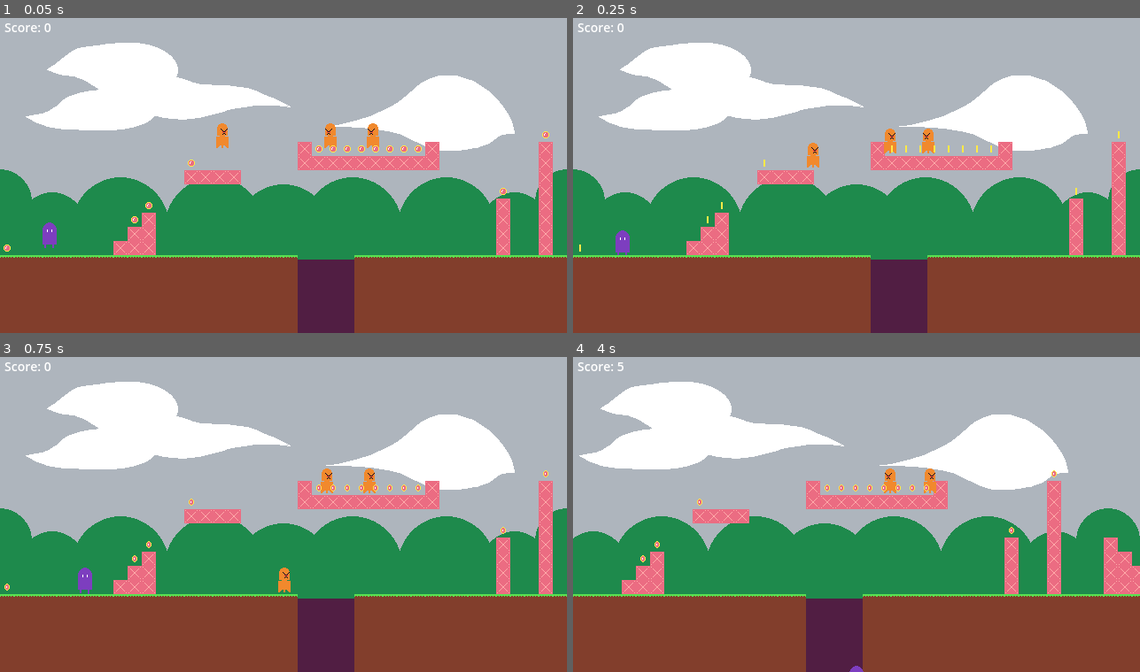
Above: before the commit, frames 1-4 (two rows, left to right).
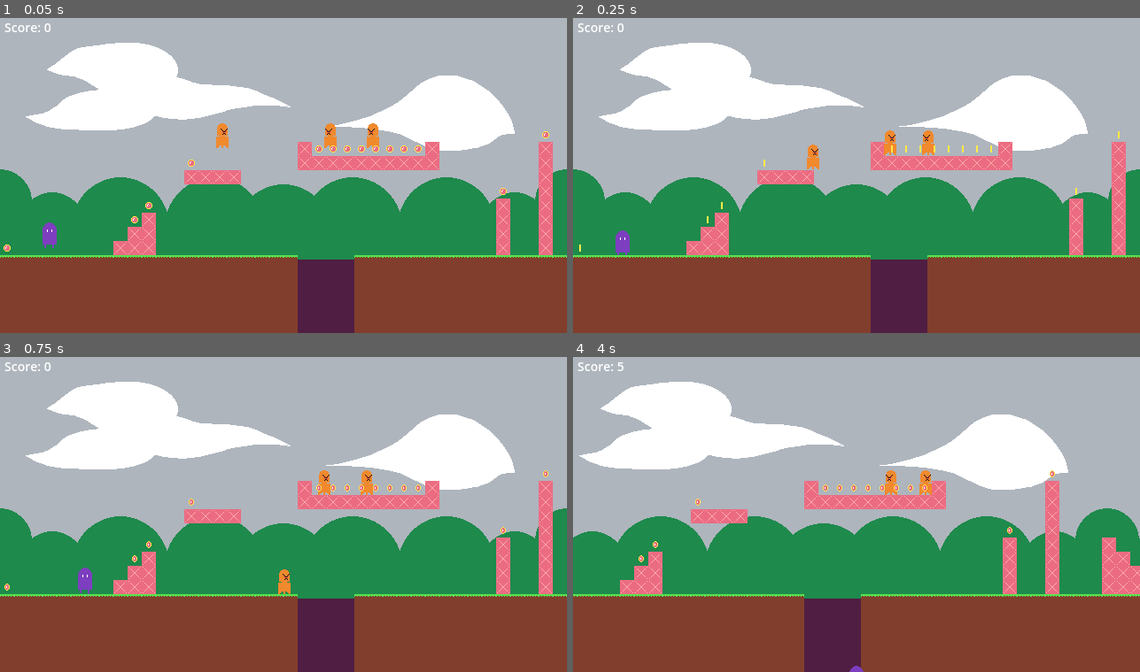
Above: after the commit, the same moments.

Repository: tfcb93/module-small-platformer
Game: Godot game, scene res://scenes/game.tscn
Same seed, same stepped clock (60 frames per second), same inputs: the game is played once before the commit and once after it.
Inputs:
- Up to frame 1 (0.05 s): no input
- Up to frame 2 (0.25 s): no input
- Up to frame 3 (0.75 s): hold Right (right) from 0.53 s (still down)
- Up to frame 4 (4 s): tap Space (jump) at 0.77, 1.52, 3.02, 3.77 s; release Right (right) at 2.03 s; hold A (left) 2.03-2.78 s; hold Right (right) from 2.78 s (still down)

Frame 1 is identical in both runs. In frame 2, 0.1% of the frame differs, in the area x 41-64%, y 35-49%; in frame 3, 0.2%; in frame 4, 2.4%, in the area x 0-100%, y 35-100%.

Commit message:
Changes the player and enemy collisions

Diff:
--- a/scenes/enemy.tscn
+++ b/scenes/enemy.tscn
@@ -2,9 +2,6 @@
 
 [ext_resource type="Script" uid="uid://hnp84kn7ww42" path="res://scripts/enemy.gd" id="1_kuujd"]
 [ext_resource type="Texture2D" uid="uid://bfrhsvty040x6" path="res://assets/images/enemy.png" id="2_6esc4"]
-
-[sub_resource type="RectangleShape2D" id="RectangleShape2D_a8tum"]
-size = Vector2(8, 24)
 
 [sub_resource type="AtlasTexture" id="AtlasTexture_d5s33"]
 atlas = ExtResource("2_6esc4")
@@ -36,18 +33,16 @@
 }]
 
 [sub_resource type="RectangleShape2D" id="RectangleShape2D_uv7os"]
-size = Vector2(16, 8)
+size = Vector2(12, 6)
 
 [sub_resource type="RectangleShape2D" id="RectangleShape2D_0topi"]
-size = Vector2(16, 24)
+size = Vector2(12, 21)
+
+[sub_resource type="RectangleShape2D" id="RectangleShape2D_a8tum"]
+size = Vector2(8, 22)
 
 [node name="Enemy" type="CharacterBody2D"]
 script = ExtResource("1_kuujd")
-
-[node name="enemy_collision" type="CollisionShape2D" parent="."]
-position = Vector2(0, 4)
-shape = SubResource("RectangleShape2D_a8tum")
-debug_color = Color(0.933264, 2.23327e-05, 0.645378, 0.42)
 
 [node name="animation" type="AnimatedSprite2D" parent="."]
 unique_name_in_owner = true
@@ -56,14 +51,19 @@
 [node name="head_area" type="Area2D" parent="."]
 
 [node name="head_collision" type="CollisionShape2D" parent="head_area"]
-position = Vector2(0, -12)
+position = Vector2(0, -11)
 shape = SubResource("RectangleShape2D_uv7os")
 
 [node name="bottom_area" type="Area2D" parent="."]
 
 [node name="bottom_collision" type="CollisionShape2D" parent="bottom_area"]
-position = Vector2(0, 4)
+position = Vector2(0, 2.5)
 shape = SubResource("RectangleShape2D_0topi")
+
+[node name="enemy_collision" type="CollisionShape2D" parent="."]
+position = Vector2(0, 3)
+shape = SubResource("RectangleShape2D_a8tum")
+debug_color = Color(0.933264, 2.23327e-05, 0.645378, 0.42)
 
 [connection signal="body_entered" from="head_area" to="." method="_on_head_area_body_entered"]
 [connection signal="body_entered" from="bottom_area" to="." method="_on_bottom_area_body_entered"]
--- a/scenes/level.tscn
+++ b/scenes/level.tscn
@@ -46,3 +46,39 @@
 tile_map_data = PackedByteArray("AAAAABEAAAABAAAAAAAAABIAAAAAAAAAAAAAABMAAAAAAAAAAAAAABQAAAAAAAAAAAAAABUAAAAAAAAAAAAAAB …(10400 unchanged characters)…
 tile_set = SubResource("TileSet_vq560")
 metadata/_edit_lock_ = true
+
+[connection signal="body_entered" from="Coin" to="Coin" method="_on_body_entered"]
+[connection signal="body_entered" from="@Area2D@32101" to="@Area2D@32101" method="_on_body_entered"]
+[connection signal="body_entered" from="@Area2D@32102" to="@Area2D@32102" method="_on_body_entered"]
+[connection signal="body_entered" from="@Area2D@32103" to="@Area2D@32103" method="_on_body_entered"]
+[connection signal="body_entered" from="@Area2D@32104" to="@Area2D@32104" method="_on_body_entered"]
+[connection signal="body_entered" from="@Area2D@32105" to="@Area2D@32105" method="_on_body_entered"]
+[connection signal="body_entered" from="@Area2D@32106" to="@Area2D@32106" method="_on_body_entered"]
+[connection signal="body_entered" from="@Area2D@32107" to="@Area2D@32107" method="_on_body_entered"]
+[connection signal="body_entered" from="@Area2D@32108" to="@Area2D@32108" method="_on_body_entered"]
+[connection signal="body_entered" from="@Area2D@32109" to="@Area2D@32109" method="_on_body_entered"]
+[connection signal="body_entered" from="@Area2D@32110" to="@Area2D@32110" method="_on_body_entered"]
+[connection signal="body_entered" from="@Area2D@32111" to="@Area2D@32111" method="_on_body_entered"]
+[connection signal="body_entered" from="@Area2D@32112" to="@Area2D@32112" method="_on_body_entered"]
+[connection signal="body_entered" from="@Area2D@32113" to="@Area2D@32113" method="_on_body_entered"]
+[connection signal="body_entered" from="@Area2D@32114" to="@Area2D@32114" method="_on_body_entered"]
+[connection signal="body_entered" from="@Area2D@32115" to="@Area2D@32115" method="_on_body_entered"]
+[connection signal="body_entered" from="@Area2D@32116" to="@Area2D@32116" method="_on_body_entered"]
+[connection signal="body_entered" from="@Area2D@32117" to="@Area2D@32117" method="_on_body_entered"]
+[connection signal="body_entered" from="@Area2D@32118" to="@Area2D@32118" method="_on_body_entered"]
+[connection signal="body_entered" from="@Area2D@32119" to="@Area2D@32119" method="_on_body_entered"]
+[connection signal="body_entered" from="@Area2D@32120" to="@Area2D@32120" method="_on_body_entered"]
+[connection signal="body_entered" from="@Area2D@32121" to="@Area2D@32121" method="_on_body_entered"]
+[connection signal="body_entered" from="@Area2D@32122" to="@Area2D@32122" method="_on_body_entered"]
+[connection signal="body_entered" from="@Area2D@32123" to="@Area2D@32123" method="_on_body_entered"]
+[connection signal="body_entered" from="@Area2D@32124" to="@Area2D@32124" method="_on_body_entered"]
+[connection signal="body_entered" from="@Area2D@32125" to="@Area2D@32125" method="_on_body_entered"]
+[connection signal="body_entered" from="@Area2D@32126" to="@Area2D@32126" method="_on_body_entered"]
+[connection signal="body_entered" from="@Area2D@32127" to="@Area2D@32127" method="_on_body_entered"]
+[connection signal="body_entered" from="@Area2D@32128" to="@Area2D@32128" method="_on_body_entered"]
+[connection signal="body_entered" from="@Area2D@32129" to="@Area2D@32129" method="_on_body_entered"]
+[connection signal="body_entered" from="@Area2D@32130" to="@Area2D@32130" method="_on_body_entered"]
+[connection signal="body_entered" from="@Area2D@32131" to="@Area2D@32131" method="_on_body_entered"]
+[connection signal="body_entered" from="@Area2D@32133" to="@Area2D@32133" method="_on_body_entered"]
+[connection signal="body_entered" from="@Area2D@32134" to="@Area2D@32134" method="_on_body_entered"]
+[connection signal="body_entered" from="@Area2D@32135" to="@Area2D@32135" method="_on_body_entered"]
--- a/scenes/player.tscn
+++ b/scenes/player.tscn
@@ -3,9 +3,6 @@
 [ext_resource type="Texture2D" uid="uid://b0y45md76cwsl" path="res://assets/images/player.png" id="1_ft07a"]
 [ext_resource type="Script" uid="uid://dygn04uxng6ug" path="res://scripts/player.gd" id="1_wf4mo"]
 [ext_resource type="Script" uid="uid://dhnvd2dcbrtbx" path="res://scripts/camera.gd" id="3_uxvar"]
-
-[sub_resource type="CapsuleShape2D" id="CapsuleShape2D_v62bb"]
-radius = 7.0
 
 [sub_resource type="AtlasTexture" id="AtlasTexture_n8fv6"]
 atlas = ExtResource("1_ft07a")
@@ -123,11 +120,11 @@
 "speed": 10.0
 }]
 
+[sub_resource type="CapsuleShape2D" id="CapsuleShape2D_v62bb"]
+radius = 5.0
+
 [node name="Player" type="CharacterBody2D"]
 script = ExtResource("1_wf4mo")
-
-[node name="CollisionShape2D" type="CollisionShape2D" parent="."]
-shape = SubResource("CapsuleShape2D_v62bb")
 
 [node name="camera" type="Camera2D" parent="."]
 unique_name_in_owner = true
@@ -139,3 +136,6 @@
 animation = &"run"
 frame = 3
 frame_progress = 0.189488
+
+[node name="CollisionShape2D" type="CollisionShape2D" parent="."]
+shape = SubResource("CapsuleShape2D_v62bb")
Not shown, changed: export_presets.cfg
